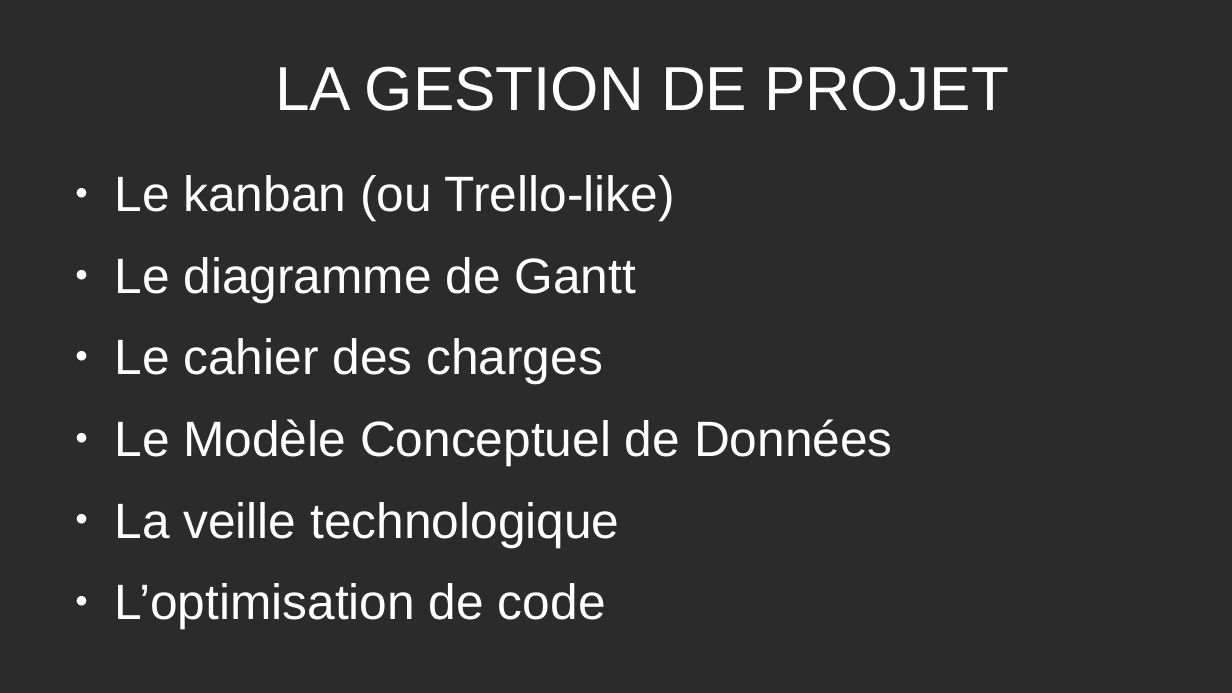
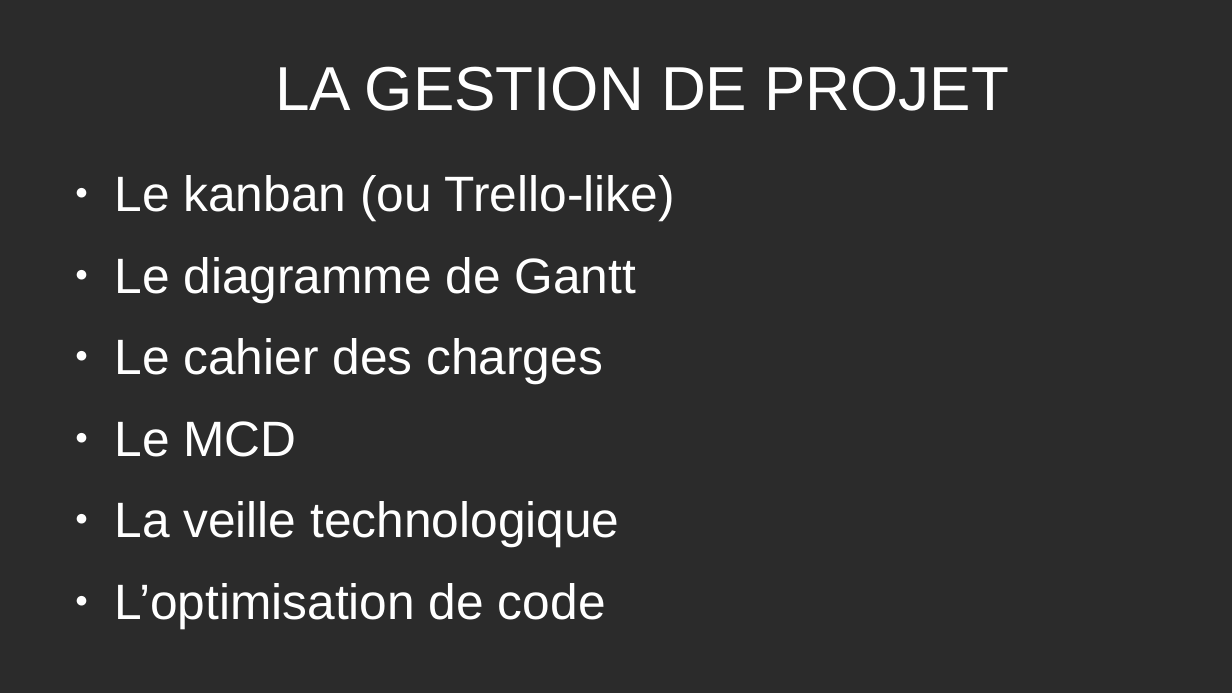
Before and after one commit to Lukam90/Sym-CRM, a slide deck: slide 8 of application/document/Presentation-Sym-CRM-LH.odp (slide 5 before the commit). Drawn at 1232x693 pixels with LibreOffice and Linux fonts; fonts in the diff are those of the drawing; background and template pictures are left out; a plain dark background stands for a picture behind light text. Boxes give left, top, right and bottom in pixels: in the first picture for what was removed or moved away, otherwise in the second. Text is boxed around its words. In the diff, an @@ line names an element or a change of style, - is before the commit and + after.

Commit message:
MAJ Presentation V2

```diff
--- a/application/document/Presentation-Sym-CRM-LH.odp
+++ b/application/document/Presentation-Sym-CRM-LH.odp
@@ text at (114,421,296,457): text changed @@
-● Le Modèle Conceptuel de Données
+● Le MCD
```
Also in this commit, not shown: 2 other slides changed, 7 slides added, 1 slide removed, 11 other files.
